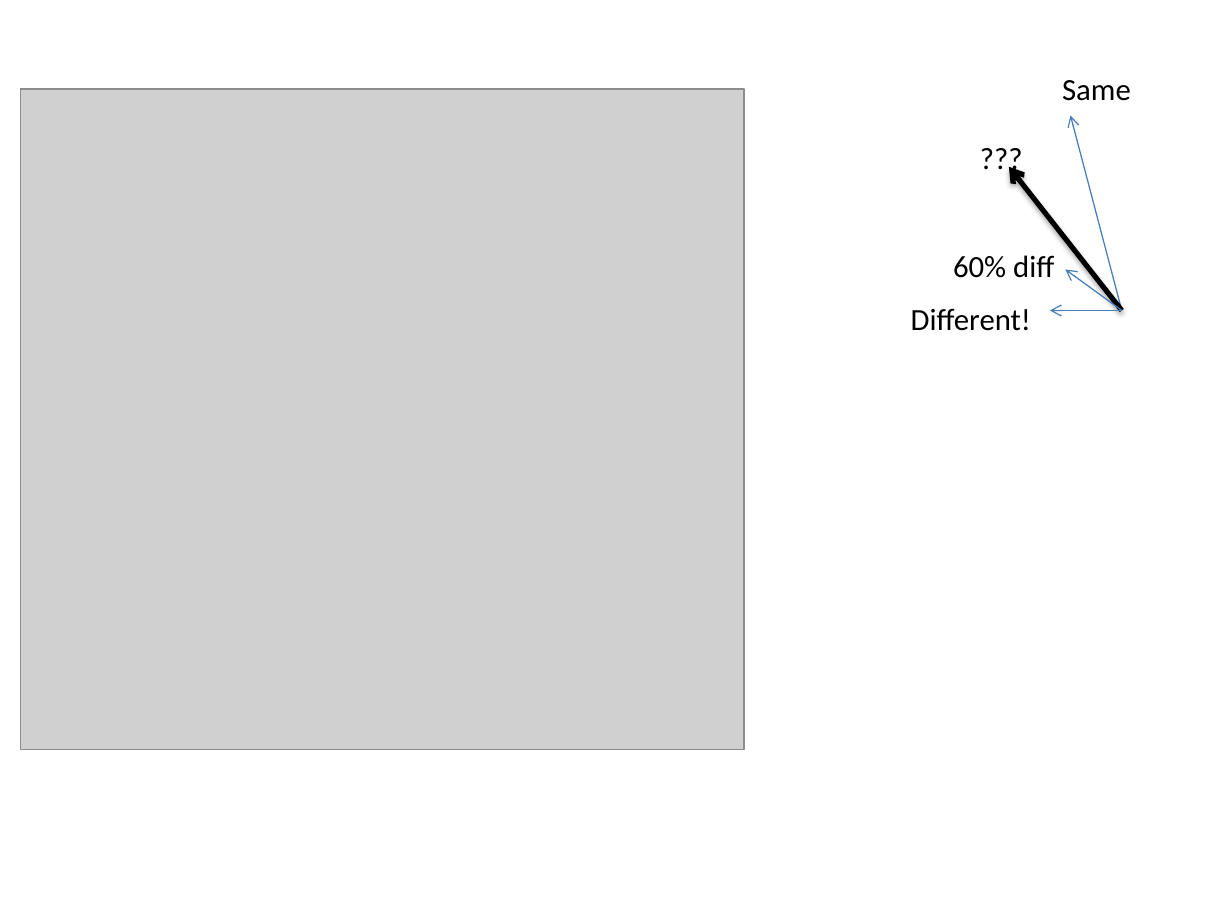
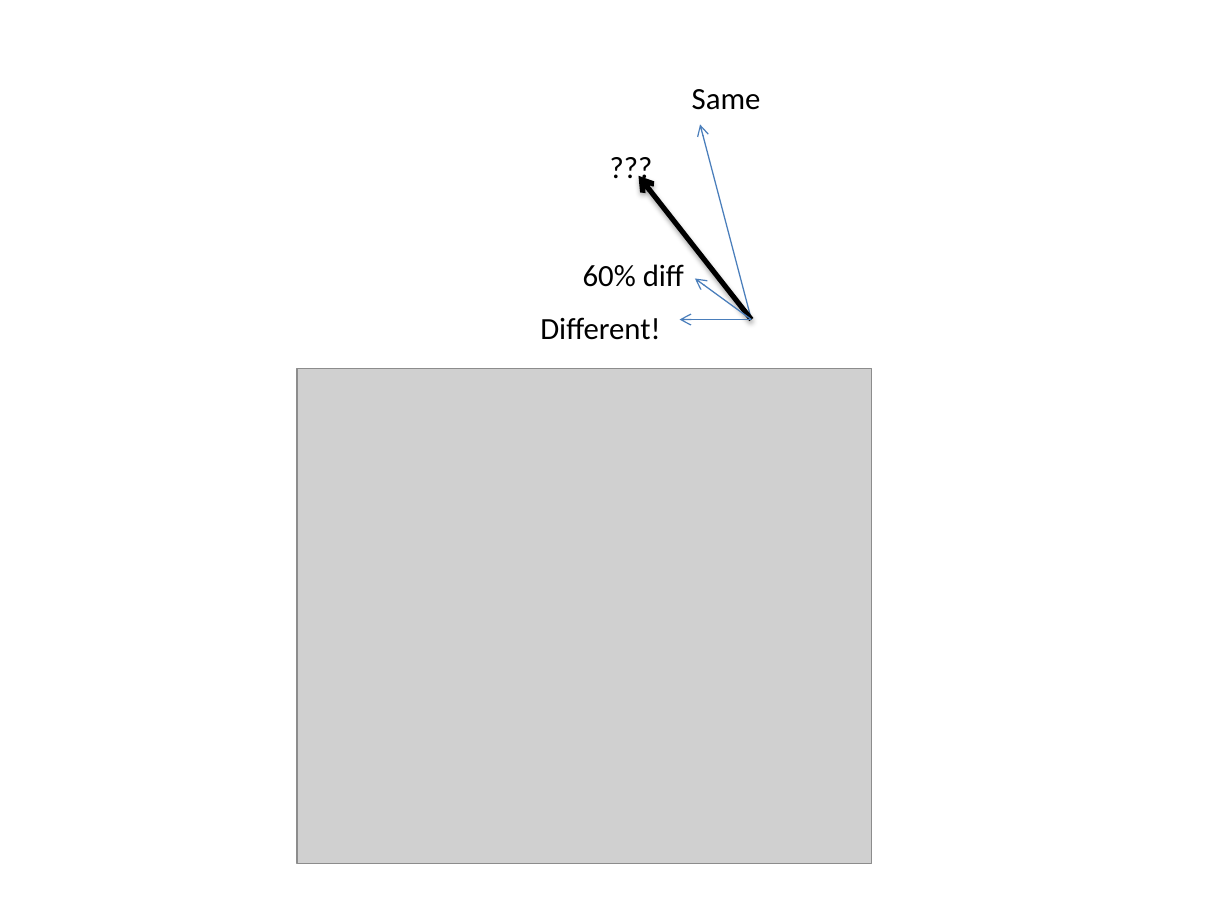
Before and after one commit to dbirman/repo, a slide deck: slide 19 of Grad School/monkey_frisem.pptx (slide 20 before the commit). Drawn at 1232x924 pixels with LibreOffice and Linux fonts; fonts in the diff are those of the drawing; grey boxes stand for pictures. Boxes give left, top, right and bottom in pixels: in the first picture for what was removed or moved away, otherwise in the second. Text is boxed around its words. In the diff, an @@ line names an element or a change of style, - is before the commit and + after.

Commit message:
Minor

```diff
--- a/Grad School/monkey_frisem.pptx
+++ b/Grad School/monkey_frisem.pptx
@@ picture removed at [21, 89, 744, 749] @@
@@ 4 texts, 4 arrows: place and size @@
-4 texts, 4 arrows at [911, 80, 1131, 331]
+4 texts, 4 arrows at [540, 89, 761, 340]
@@ picture added at [297, 368, 872, 864] @@
```
Also in this commit, not shown: 8 slides added, 2 slides removed.
